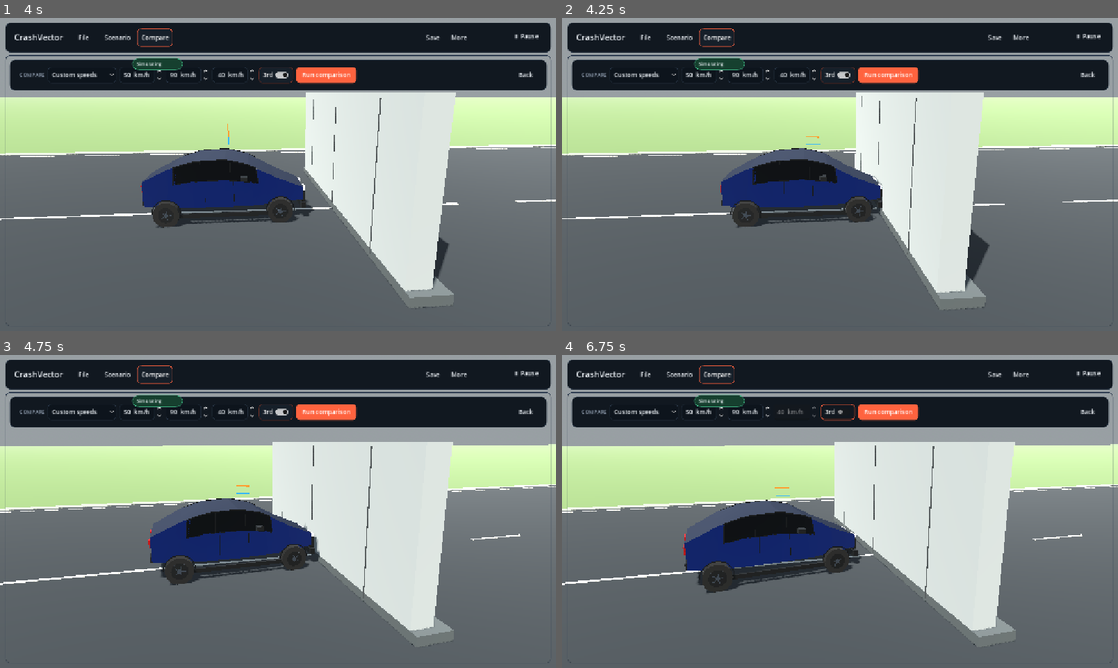
Above: before the commit, frames 1-4 (two rows, left to right).
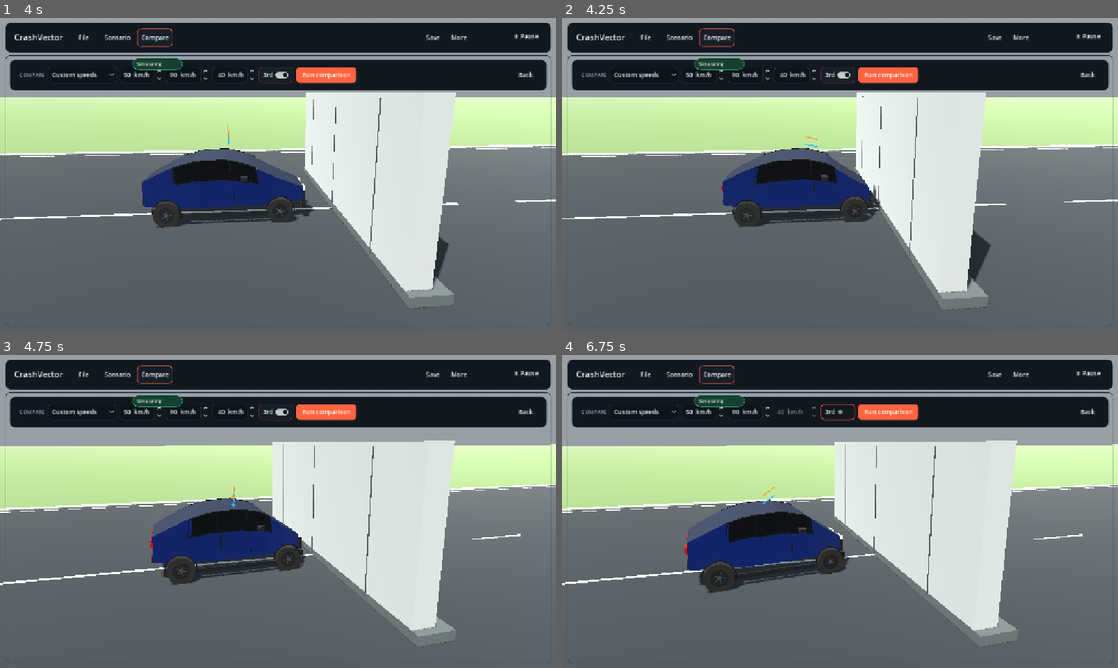
Above: after the commit, the same moments.

Repository: ArrowSK/crashvector
Game: Godot game, scene res://app/main.tscn
The game is run twice, just before and just after one commit, with the same random seed, the same clock (stepped at 60 frames per second) and the same inputs.
Inputs (mouse positions are in pixels of both pictures, inside the frame that each line leads up to):
- Up to frame 1 (4 s): click "File" at 0.5 s; click "Scenario" at 1.25 s; click "Compare" at 2 s; click "More" at 2.75 s; click "▶ Run simulation" at 3.5 s
- Up to frame 2 (4.25 s): no input
- Up to frame 3 (4.75 s): tap Enter at 4.25 s; move the mouse to (400, 495) at 4.27 s; hold Right from 4.28 s (still down); click (400, 495) at 4.42 s
- Up to frame 4 (6.75 s): release Right at 5 s; click "Custom speeds" at 5 s; click "3rd" at 5.75 s; drag from (728, 527) to (812, 574) at 6.52 s

Frame 1 is identical in both runs. In frame 2, 1.6% of the frame differs, in the area x 0-100%, y 23-94%; in frame 3, 1.7%; in frame 4, 1.8%, in the area x 0-99%, y 27-94%.

Commit message:
fix: restore production static-target crush

Diff:
--- a/src/vehicles/compact_hatchback.gd
+++ b/src/vehicles/compact_hatchback.gd
@@ -348,26 +348,29 @@
 	if rigid_chassis == null:
 		return
 	for sample in rigid_chassis.drain_contact_samples():
-		var collider_name: StringName = sample.get("collider_name", StringName(""))
-		if collider_name == &"Road" or collider_name == &"Ground" or collider_name == &"ProvingGround":
-			continue
-		var impulse: Vector3 = sample.get("impulse", Vector3.ZERO)
-		hybrid_crush_impulse_ns += impulse.length()
-		# A distance probe intentionally sees an obstacle before the collision
-		# shapes meet. It may prepare the resistance force, but it must never be
-		# used as evidence that the visible body has already begun to crush.
-		# Godot's reported non-ground manifold is the first authoritative contact.
-		hybrid_real_front_contact_ever = true
-		var collider: Object = sample.get("collider", null)
-		if hybrid_primary_collider == null:
-			hybrid_primary_collider = collider
-		var local_position: Vector3 = sample.get("position_local", Vector3.ZERO)
-		if local_position.x > 0.0 and absf(local_position.z) > 0.03:
-			hybrid_front_lateral_bias = clampf(local_position.z / 0.72, -1.0, 1.0)
-		if collider != null:
-			hybrid_peak_collision_energy_j = maxf(hybrid_peak_collision_energy_j, _normal_collision_energy_j(collider))
-			if not collider is RigidBody3D and not _is_yielding_obstacle_collider(collider):
-				hybrid_peak_collision_energy_j = maxf(hybrid_peak_collision_energy_j, _initial_fixed_obstacle_energy_j())
+		_consume_front_contact_sample(sample)
+
+func _consume_front_contact_sample(sample: Dictionary) -> void:
+	var collider_name: StringName = sample.get("collider_name", StringName(""))
+	if collider_name == &"Road" or collider_name == &"Ground" or collider_name == &"ProvingGround":
+		return
+	var impulse: Vector3 = sample.get("impulse", Vector3.ZERO)
+	hybrid_crush_impulse_ns += impulse.length()
+	# A distance probe intentionally sees an obstacle before the collision
+	# shapes meet. It may prepare the resistance force, but it must never be
+	# used as evidence that the visible body has already begun to crush.
+	# Godot's reported non-ground manifold is the first authoritative contact.
+	hybrid_real_front_contact_ever = true
+	var collider: Object = sample.get("collider", null)
+	if hybrid_primary_collider == null:
+		hybrid_primary_collider = collider
+	var local_position: Vector3 = sample.get("position_local", Vector3.ZERO)
+	if local_position.x > 0.0 and absf(local_position.z) > 0.03:
+		hybrid_front_lateral_bias = clampf(local_position.z / 0.72, -1.0, 1.0)
+	if collider != null:
+		hybrid_peak_collision_energy_j = maxf(hybrid_peak_collision_energy_j, _normal_collision_energy_j(collider))
+		if not collider is RigidBody3D and not _is_yielding_obstacle_collider(collider):
+			hybrid_peak_collision_energy_j = maxf(hybrid_peak_collision_energy_j, _initial_fixed_obstacle_energy_j())
 
 func _update_hybrid_crush_target() -> void:
 	if rigid_chassis == null:
--- a/src/vehicles/m16_2_compact_hatchback.gd
+++ b/src/vehicles/m16_2_compact_hatchback.gd
@@ -33,7 +33,18 @@
 	var resistance_scale := stiffness_scale * mass_scale
 	var geometric_travel := rigid_chassis.front_crush_travel_m()
 	var energy_travel := _m162_energy_limited_crush_m(hybrid_peak_collision_energy_j, resistance_scale)
-	var allowed_travel := minf(geometric_travel, energy_travel)
+	# The probe remains an energy/travel measurement only. M16.2 is shared by
+	# the production M17/M18 vehicle, so it must honour the same real-contact
+	# gate as the base car: otherwise it visibly crumples before touching, or a
+	# subclass bypass can prevent a real static-target impact from deforming.
+	var allowed_travel := 0.0
+	if hybrid_real_front_contact_ever:
+		# Once the rigid volumes have actually met, let the measured collision
+		# energy command the available crush travel. The lower geometric reading
+		# alone is often only a few centimetres in a stiff static-target impact
+		# because the solver has already arrested the car by the next frame.
+		var energy_command := 0.18 * scale_x + hybrid_peak_collision_energy_j / 520000.0
+		allowed_travel = minf(maxf(geometric_travel, energy_command), energy_travel)
 	hybrid_target_front_crush_m = maxf(hybrid_target_front_crush_m, allowed_travel)
 	hybrid_target_front_crush_m = clampf(hybrid_target_front_crush_m, 0.0, 0.98 * scale_x)
 
--- a/src/vehicles/m17_compact_hatchback.gd
+++ b/src/vehicles/m17_compact_hatchback.gd
@@ -83,7 +83,11 @@
 		if collider_name == &"Road" or collider_name == &"Ground" or collider_name == &"ProvingGround":
 			continue
 		var impulse: Vector3 = sample.get("impulse", Vector3.ZERO)
-		hybrid_crush_impulse_ns += impulse.length()
+		# M17 owns the rear/side classification below, but the base class owns
+		# front-contact evidence and energy capture. Keep both paths on the same
+		# authoritative Godot manifold rather than allowing M17 to bypass the
+		# beta.7 visual-contact gate.
+		_consume_front_contact_sample(sample)
 		var collider: Object = sample.get("collider", null)
 		var local_position: Vector3 = sample.get("position_local", Vector3.ZERO)
 		var other_velocity := Vector3.ZERO
